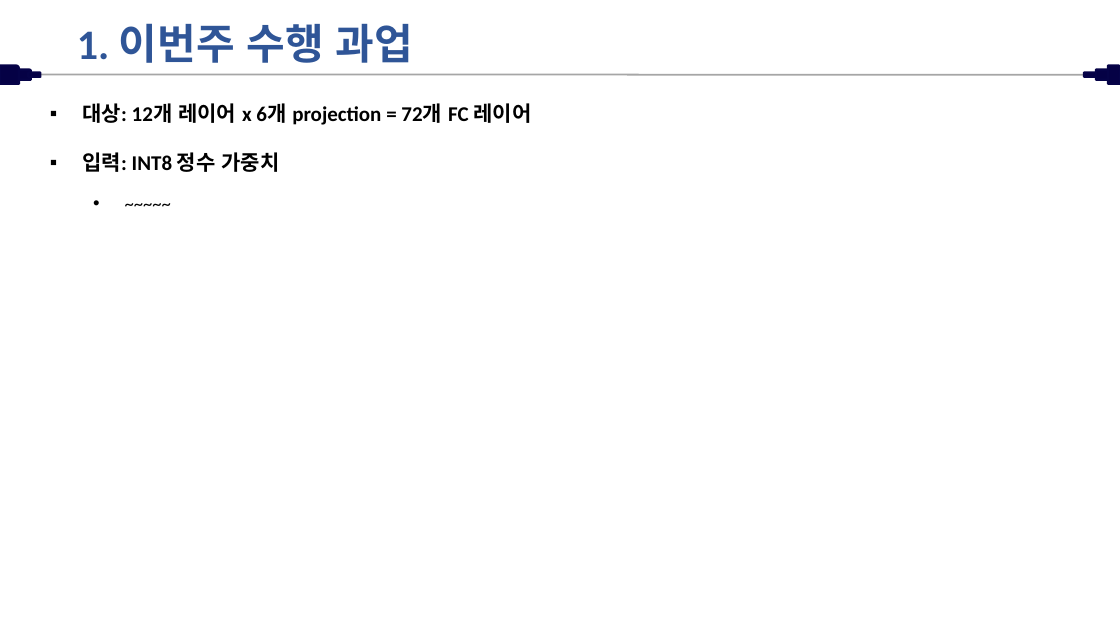
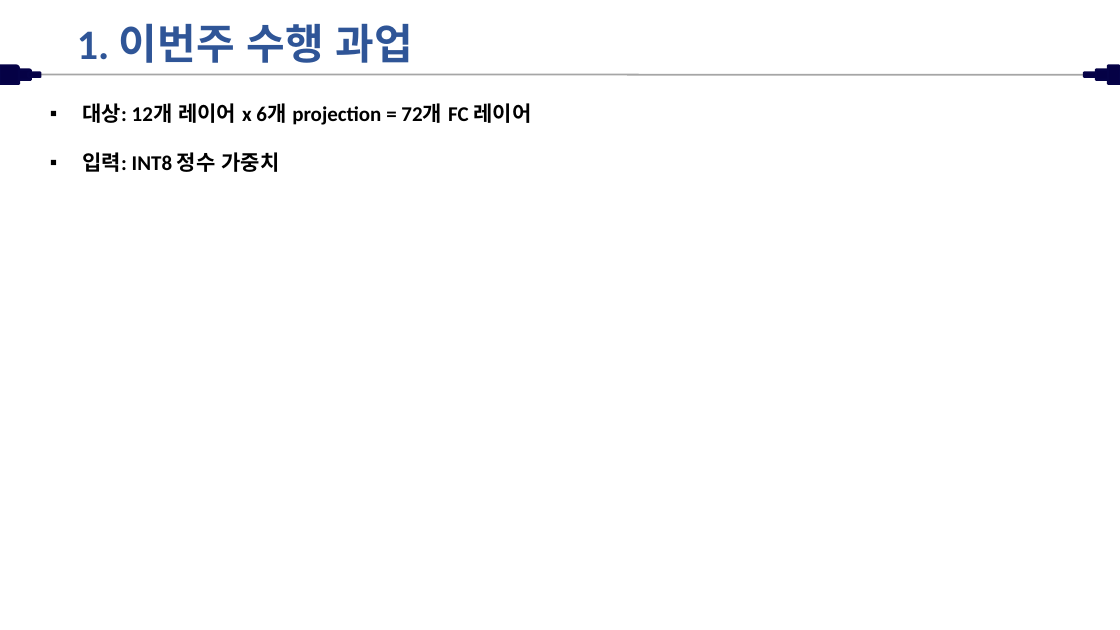
Before and after one commit to chltjddn43/chltjddn43.github.io, a slide deck: slide 5 of assets/files/26.03.23.세미나.pptx. Drawn at 1120x630 pixels with LibreOffice and Linux fonts; fonts in the diff are those of the drawing. Boxes give left, top, right and bottom in pixels: in the first picture for what was removed or moved away, otherwise in the second. Text is boxed around its words. In the diff, an @@ line names an element or a change of style, - is before the commit and + after.

```diff
--- a/assets/files/26.03.23.세미나.pptx
+++ b/assets/files/26.03.23.세미나.pptx
@@ text at (83,103,531,172): paragraph removed @@
-  • ~~~~~
```
Also in this commit, not shown: 6 other files.
